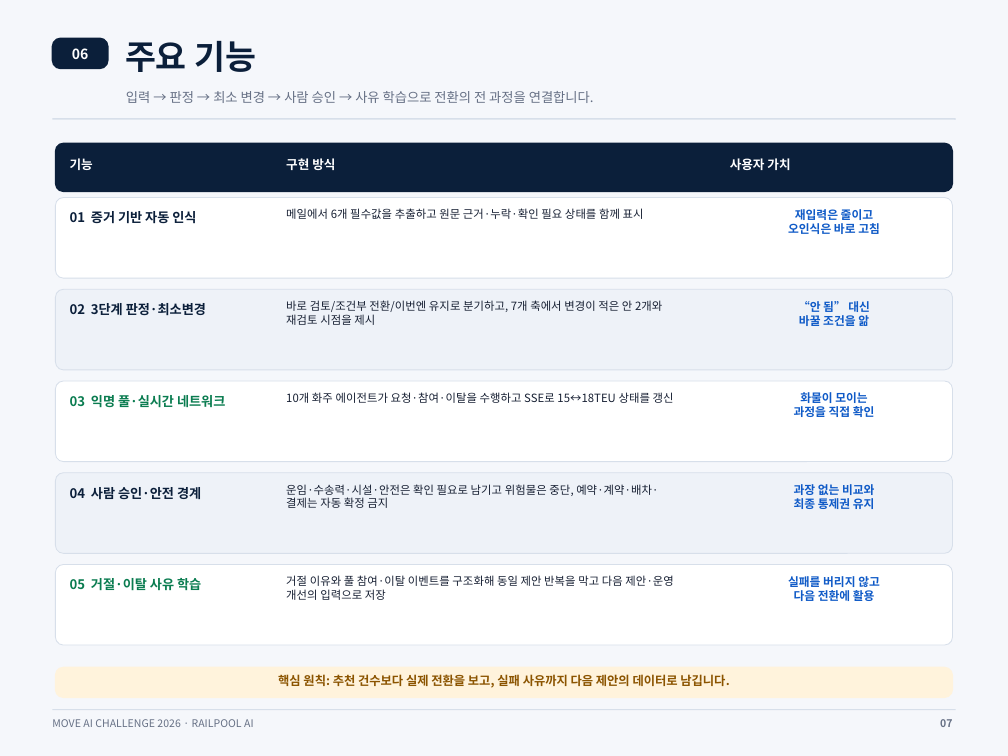
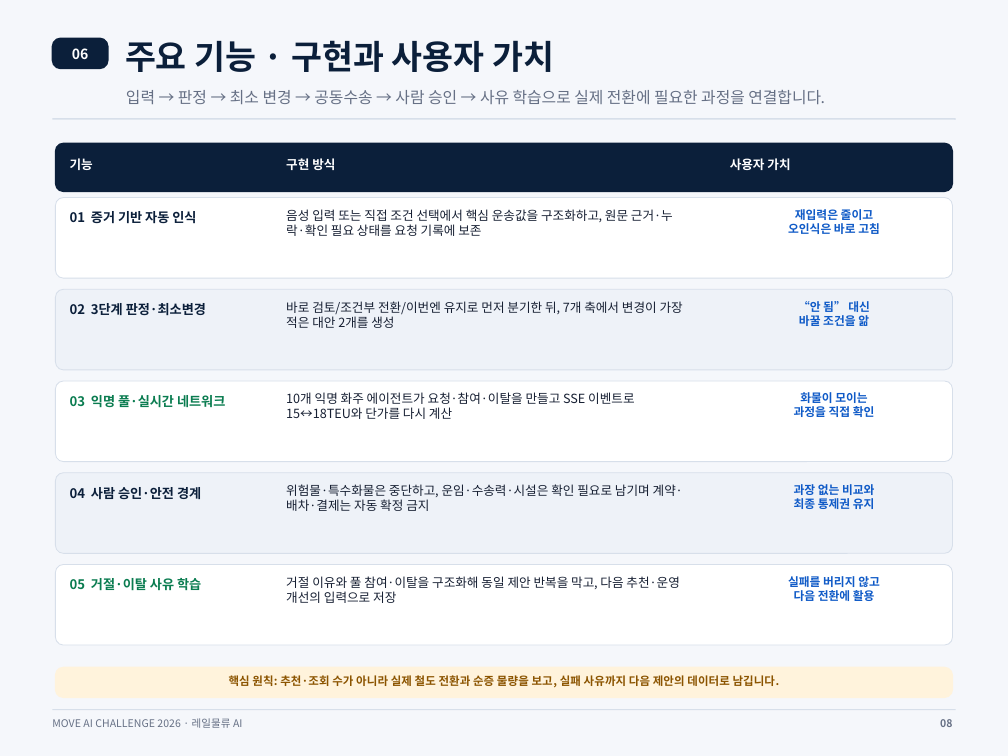
Before and after one commit to tory-win/Galaxy_Express_99, a slide deck: slide 8 of RAILPOOL_AI_최종결과보고서_RailFit내용반영본_편집본.pptx (slide 7 before the commit). Drawn at 1008x756 pixels with LibreOffice and Linux fonts; fonts in the diff are those of the drawing. Boxes give left, top, right and bottom in pixels: in the first picture for what was removed or moved away, otherwise in the second. Text is boxed around its words. In the diff, an @@ line names an element or a change of style, - is before the commit and + after.

```diff
--- a/RAILPOOL_AI_최종결과보고서_RailFit내용반영본_편집본.pptx
+++ b/RAILPOOL_AI_최종결과보고서_RailFit내용반영본_편집본.pptx
@@ text at (125, 40, 554, 72): text changed @@
-주요 기능
+주요 기능 · 구현과 사용자 가치
@@ text at (126, 90, 825, 104): text changed; size 9.5 to 11.2 pt @@
-입력 → 판정 → 최소 변경 → 사람 승인 → 사유 학습으로 전환의 전 과정을 연결합니다.
+입력 → 판정 → 최소 변경 → 공동수송 → 사람 승인 → 사유 학습으로 실제 전환에 필요한 과정을 연결합니다.
@@ text at (286, 209, 673, 236): text changed; size 8.1 to 9 pt @@
-메일에서 6개 필수값을 추출하고 원문 근거·누락·확인 필요 상태를 함께 표시
+음성 입력 또는 직접 조건 선택에서 핵심 운송값을 구조화하고, 원문 근거·누락·확인 필요 상태를 요청 기록에 보존
@@ text at (286, 301, 683, 328): text changed; size 8.1 to 9 pt @@
-바로 검토/조건부 전환/이번엔 유지로 분기하고, 7개 축에서 변경이 적은 안 2개와 재검토 시점을 제시
+바로 검토/조건부 전환/이번엔 유지로 먼저 분기한 뒤, 7개 축에서 변경이 가장 적은 대안 2개를 생성
@@ text at (286, 392, 634, 419): text changed; size 8.1 to 9 pt @@
-10개 화주 에이전트가 요청·참여·이탈을 수행하고 SSE로 15↔18TEU 상태를 갱신
+10개 익명 화주 에이전트가 요청·참여·이탈을 만들고 SSE 이벤트로 15↔18TEU와 단가를 다시 계산
@@ text at (286, 484, 683, 511): text changed; size 8.1 to 9 pt @@
-운임·수송력·시설·안전은 확인 필요로 남기고 위험물은 중단, 예약·계약·배차·결제는 자동 확정 금지
+위험물·특수화물은 중단하고, 운임·수송력·시설은 확인 필요로 남기며 계약·배차·결제는 자동 확정 금지
@@ text at (286, 576, 679, 603): text changed; size 8.1 to 9 pt @@
-거절 이유와 풀 참여·이탈 이벤트를 구조화해 동일 제안 반복을 막고 다음 제안·운영 개선의 입력으로 저장
+거절 이유와 풀 참여·이탈을 구조화해 동일 제안 반복을 막고, 다음 추천·운영 개선의 입력으로 저장
@@ text at (229, 675, 780, 688): text changed; size 8.8 to 8.2 pt @@
-핵심 원칙: 추천 건수보다 실제 전환을 보고, 실패 사유까지 다음 제안의 데이터로 남깁니다.
+핵심 원칙: 추천·조회 수가 아니라 실제 철도 전환과 순증 물량을 보고, 실패 사유까지 다음 제안의 데이터로 남깁니다.
@@ text at (52, 718, 243, 728): text changed @@
-MOVE AI CHALLENGE 2026 · RAILPOOL AI
+MOVE AI CHALLENGE 2026 · 레일물류 AI
@@ text at (940, 719, 952, 727): text changed @@
-07
+08
```
Also in this commit, not shown: 10 other slides changed, 1 slide added, 1 other file.
